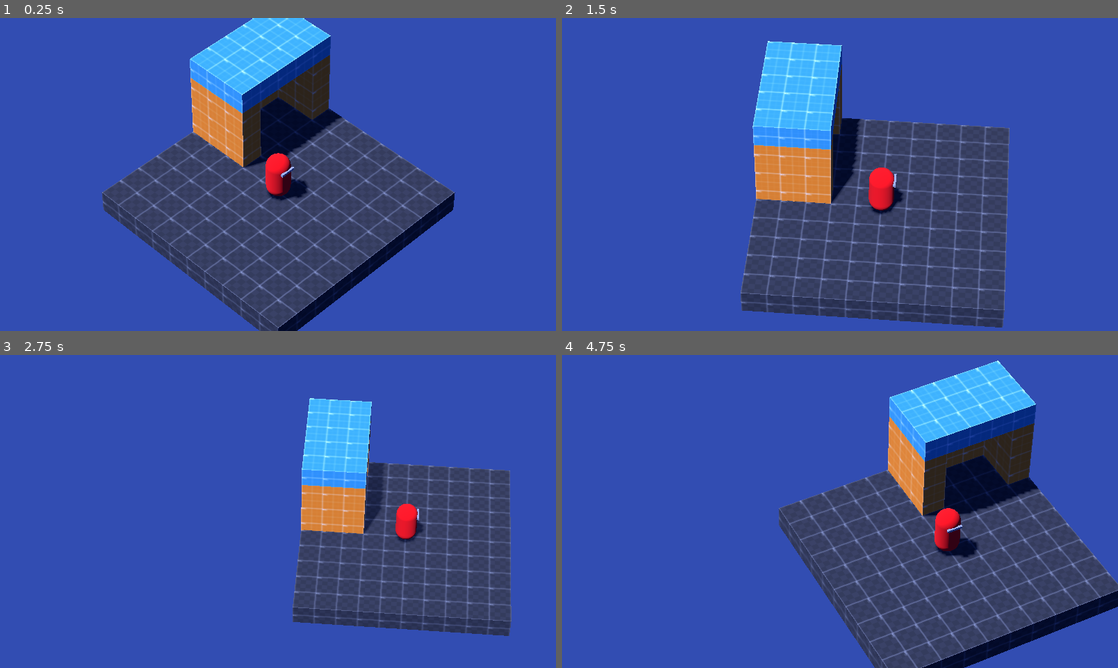
Above: before the commit, frames 1-4 (two rows, left to right).
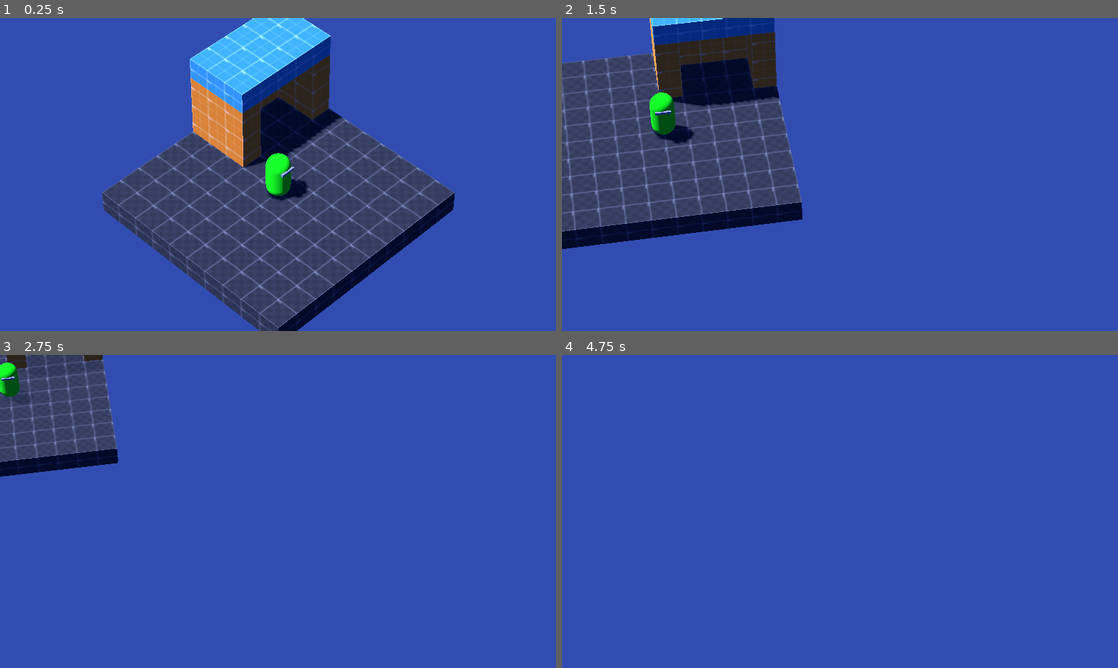
Above: after the commit, the same moments.

Repository: HuskyGameDev/2024f-team10
Game: Godot game, scene res://scenes/game.tscn
Same seed, same stepped clock (60 frames per second), same inputs: the game is played once before the commit and once after it.
Inputs (mouse positions are in pixels of both pictures, inside the frame that each line leads up to):
- Up to frame 1 (0.25 s): no input
- Up to frame 2 (1.5 s): tap Enter at 0.5 s; move the mouse to (962, 158) at 0.52 s; hold Right 0.53-1.28 s; hold Q 0.53-1.28 s; tap E at 0.8, 1.35 s; move the mouse to (728, 190) at 1.27 s; hold Down from 1.28 s (still down)
- Up to frame 3 (2.75 s): tap Q at 1.55 s; move the mouse to (333, 442) at 2.02 s; release Down at 2.03 s; hold Right from 2.03 s (still down); hold Mouse wheel down (Scroll_Down) from 2.03 s (still down); tap E at 2.3 s
- Up to frame 4 (4.75 s): move the mouse to (812, 574) at 2.77 s; release Right at 2.78 s; release Mouse wheel down (Scroll_Down) at 2.78 s; hold Up 2.78-3.53 s; tap Mouse wheel up (Scroll_Up) at 2.85 s; tap Q at 3.05, 4.55 s; move the mouse to (1006, 558) at 3.52 s; hold Q 3.53-4.28 s; hold Left from 3.53 s (still down); tap E at 3.8, 4.35 s; move the mouse to (673, 464) at 4.27 s

The runs differ from the first frame. In frame 1, 0.5% of the frame differs, in the area x 47-53%, y 43-57%; in frame 2, 55%, in the area x 0-81%, y 0-99%; in frame 3, 30%; in frame 4, 35%.

Commit message:
Minor changes
Changed camera so movement speed is not dependent on fps. Added some code to my unit/orc scripts (unfinished)

Diff:
--- a/assets/shaders/player.gdshader
+++ b/assets/shaders/player.gdshader
@@ -2,5 +2,5 @@
 
 
 void fragment() {
-	ALBEDO = vec3(1,0,0);
+	ALBEDO = vec3(0,1,0);
 }
--- a/project.godot
+++ b/project.godot
@@ -17,7 +17,6 @@
 
 [display]
 
-window/size/mode=3
 window/stretch/mode="viewport"
 window/stretch/aspect="expand"
 
--- /dev/null
+++ b/scenes/camera_rig.tscn
@@ -0,0 +1,17 @@
+[gd_scene load_steps=2 format=3 uid="uid://epy08dhbnqp"]
+
+[ext_resource type="Script" path="res://scripts/CameraController.gd" id="1_51gxm"]
+
+[node name="CameraRig" type="Node3D"]
+transform = Transform3D(0.707107, 0, 0.707107, 0, 1, 0, -0.707107, 0, 0.707107, 0, 1.5, 0)
+script = ExtResource("1_51gxm")
+edgeSize = 50
+movementSpeed = 10.0
+movementTime = 10.0
+rotationAmount = 1.0
+zoomAmount = Vector3(0, 10, 10)
+
+[node name="MainCamera" type="Camera3D" parent="."]
+transform = Transform3D(1, 0, 0, 0, 0.707107, 0.707107, 0, -0.707107, 0.707107, 0, 50, 50)
+fov = 10.0
+size = 13.0
--- a/scenes/game.tscn
+++ b/scenes/game.tscn
@@ -4,7 +4,7 @@
 [ext_resource type="PackedScene" uid="uid://cerl73dej0wlf" path="res://scenes/interface_scenes/gui.tscn" id="1_ilh3k"]
 [ext_resource type="Texture2D" uid="uid://dpjw6mvvbgjtd" path="res://assets/addons/godot-prototype-texture/PNG/checker_black_512x512.png" id="1_rswg0"]
 [ext_resource type="Texture2D" uid="uid://k2d072d5osso" path="res://assets/addons/godot-prototype-texture/PNG/grid_orange_512x512.png" id="2_0fwkx"]
-[ext_resource type="Script" path="res://scripts/CameraController.gd" id="2_v72sf"]
+[ext_resource type="PackedScene" uid="uid://epy08dhbnqp" path="res://scenes/camera_rig.tscn" id="3_icaeh"]
 [ext_resource type="Texture2D" uid="uid://d3efjw3avj0g6" path="res://assets/addons/godot-prototype-texture/PNG/grid_blue_512x512.png" id="3_m5era"]
 [ext_resource type="PackedScene" uid="uid://bdggw1uagubs0" path="res://scenes/player.tscn" id="5_ee78g"]
 
@@ -74,19 +74,7 @@
 transform = Transform3D(0.923237, 0.338713, -0.181403, 0, 0.47212, 0.881534, 0.384231, -0.813865, 0.435879, 0, 0, 0)
 shadow_enabled = true
 
-[node name="CameraRig" type="Node3D" parent="."]
-transform = Transform3D(0.707107, 0, 0.707107, 0, 1, 0, -0.707107, 0, 0.707107, 0, 1.5, 0)
-script = ExtResource("2_v72sf")
-edgeSize = 50
-movementSpeed = 0.5
-movementTime = 20.0
-rotationAmount = 1.0
-zoomAmount = Vector3(0, 10, 10)
-
-[node name="MainCamera" type="Camera3D" parent="CameraRig"]
-transform = Transform3D(1, 0, 0, 0, 0.707107, 0.707107, 0, -0.707107, 0.707107, 0, 50, 50)
-fov = 10.0
-size = 13.0
+[node name="CameraRig" parent="." instance=ExtResource("3_icaeh")]
 
 [node name="Ground" type="StaticBody3D" parent="."]
 
@@ -139,5 +127,5 @@
 transform = Transform3D(3, 0, 0, 0, 1, 0, 0, 0, 5, 0, 0, 0)
 mesh = SubResource("BoxMesh_r37bp")
 
-[node name="Player" parent="." instance=ExtResource("5_ee78g")]
+[node name="Orc" parent="." instance=ExtResource("5_ee78g")]
 transform = Transform3D(1, 0, 0, 0, 1, 0, 0, 0, 1, 0, 1.5, 0)
--- a/scenes/player.tscn
+++ b/scenes/player.tscn
@@ -1,5 +1,6 @@
-[gd_scene load_steps=6 format=3 uid="uid://bdggw1uagubs0"]
+[gd_scene load_steps=8 format=3 uid="uid://bdggw1uagubs0"]
 
+[ext_resource type="Script" path="res://scripts/orc.gd" id="1_c4y2i"]
 [ext_resource type="Shader" path="res://assets/shaders/player.gdshader" id="1_iu338"]
 
 [sub_resource type="CapsuleShape3D" id="CapsuleShape3D_gfw2q"]
@@ -13,15 +14,34 @@
 
 [sub_resource type="BoxMesh" id="BoxMesh_d3qub"]
 
-[node name="Player" type="CharacterBody3D"]
+[sub_resource type="SphereShape3D" id="SphereShape3D_0x56e"]
+
+[node name="Orc" type="CharacterBody3D"]
 transform = Transform3D(1, 0, 0, 0, 1, 0, 0, 0, 1, 0, 1, 0)
+script = ExtResource("1_c4y2i")
+MAX_HEALTH = 100.0
+currentHealth = 100.0
+healthRegen = 1.0
+attackDmg = 10.0
+attackSpeed = 5.5
+attackRange = 1.2
 
-[node name="CollisionShape3D" type="CollisionShape3D" parent="."]
+[node name="Hitbox" type="CollisionShape3D" parent="."]
 shape = SubResource("CapsuleShape3D_gfw2q")
 
-[node name="MeshInstance3D" type="MeshInstance3D" parent="."]
+[node name="Body" type="MeshInstance3D" parent="."]
 mesh = SubResource("CapsuleMesh_62y8i")
 
-[node name="MeshInstance3D2" type="MeshInstance3D" parent="."]
+[node name="Glasses" type="MeshInstance3D" parent="."]
 transform = Transform3D(0.1, 0, 0, 0, 0.1, 0, 0, 0, 0.650912, 0.511938, 0.519475, 0)
 mesh = SubResource("BoxMesh_d3qub")
+
+[node name="ShapeCast3D" type="ShapeCast3D" parent="."]
+shape = SubResource("SphereShape3D_0x56e")
+exclude_parent = false
+
+[node name="Timer" type="Timer" parent="."]
+wait_time = 0.1
+autostart = true
+
+[connection signal="timeout" from="Timer" to="." method="_on_timer_timeout"]
--- a/scripts/CameraController.gd
+++ b/scripts/CameraController.gd
@@ -32,22 +32,22 @@
 
 	# Get input
 	if ( Input.is_key_pressed(KEY_UP) || mouseOnTop):
-		newPosition += -transform.basis.z * movementSpeed # -tranform.basis.z is equavalent to transform.fowrard in Unity
+		newPosition += -transform.basis.z * movementSpeed * delta # -tranform.basis.z is equavalent to transform.fowrard in Unity
 
 	if ( Input.is_key_pressed(KEY_DOWN) || mouseOnBot):
-		newPosition += transform.basis.z * movementSpeed
+		newPosition += transform.basis.z * movementSpeed * delta
 
 	if ( Input.is_key_pressed(KEY_LEFT) || mouseOnLeft):
-		newPosition += -transform.basis.x * movementSpeed
+		newPosition += -transform.basis.x * movementSpeed * delta
 
 	if ( Input.is_key_pressed(KEY_RIGHT) || mouseOnRight):
-		newPosition += transform.basis.x * movementSpeed
+		newPosition += transform.basis.x * movementSpeed * delta
 
 	if ( Input.is_key_pressed(KEY_Q) ):
-		newRotation += rotationAmount
+		newRotation += rotationAmount * delta
 
 	if ( Input.is_key_pressed(KEY_E) ):
-		newRotation -= rotationAmount
+		newRotation -= rotationAmount * delta
 
 
 	# Update the position
--- a/scripts/Unit.gd
+++ b/scripts/Unit.gd
@@ -1,20 +1,21 @@
 # Being Worked on by Logan Cole
+class_name Unit
 extends CharacterBody3D
 
-# Unit stats
-var maxHealth : int
-var currentHealth : int
-var healthRegen : int
-var attackDmg : int
-var attackSpeed : float
-var attackRange : float
 
 
-# Called when the node enters the scene tree for the first time.
-func _ready() -> void:
-	pass # Replace with function body.
+# Unit stats
+@export_category("Unit Stats")
+@export var MAX_HEALTH : float
+@export var currentHealth : float
+@export var healthRegen : float
+@export var attackDmg : float
+@export var attackSpeed : float
+@export var attackRange : float
 
+# Objects
+var regenTimer : Timer
 
-# Called every frame. 'delta' is the elapsed time since the previous frame.
-func _process(delta: float) -> void:
+# custom fucntions
+func attack(target : Unit):
 	pass
--- /dev/null
+++ b/scripts/orc.gd
@@ -0,0 +1,37 @@
+extends Unit
+
+@onready var shape_cast_3d: ShapeCast3D = $ShapeCast3D
+
+
+
+# Called when the node enters the scene tree for the first time.
+func _ready() -> void:
+	currentHealth = MAX_HEALTH
+
+	# setup the attack range:
+	var rangeDetector = SphereShape3D.new()
+	rangeDetector.radius = attackRange
+	shape_cast_3d.shape = rangeDetector
+
+	# Initialize the regenTimer
+	regenTimer = $Timer
+
+func _process(delta: float) -> void:
+	# if health is zero, the unit dies
+	if (currentHealth <= 0):
+		queue_free()
+
+
+
+# Called every frame. 'delta' is the elapsed time since the previous frame.
+func _physics_process(delta: float) -> void:
+	pass
+
+func attack(target : Unit):
+	target.currentHealth -= attackDmg
+
+# called every 0.1 seconds
+func _on_timer_timeout() -> void:
+	if currentHealth < MAX_HEALTH:
+		currentHealth = clamp(currentHealth + (healthRegen * regenTimer.wait_time), 0, MAX_HEALTH)
+		print("Healing")
